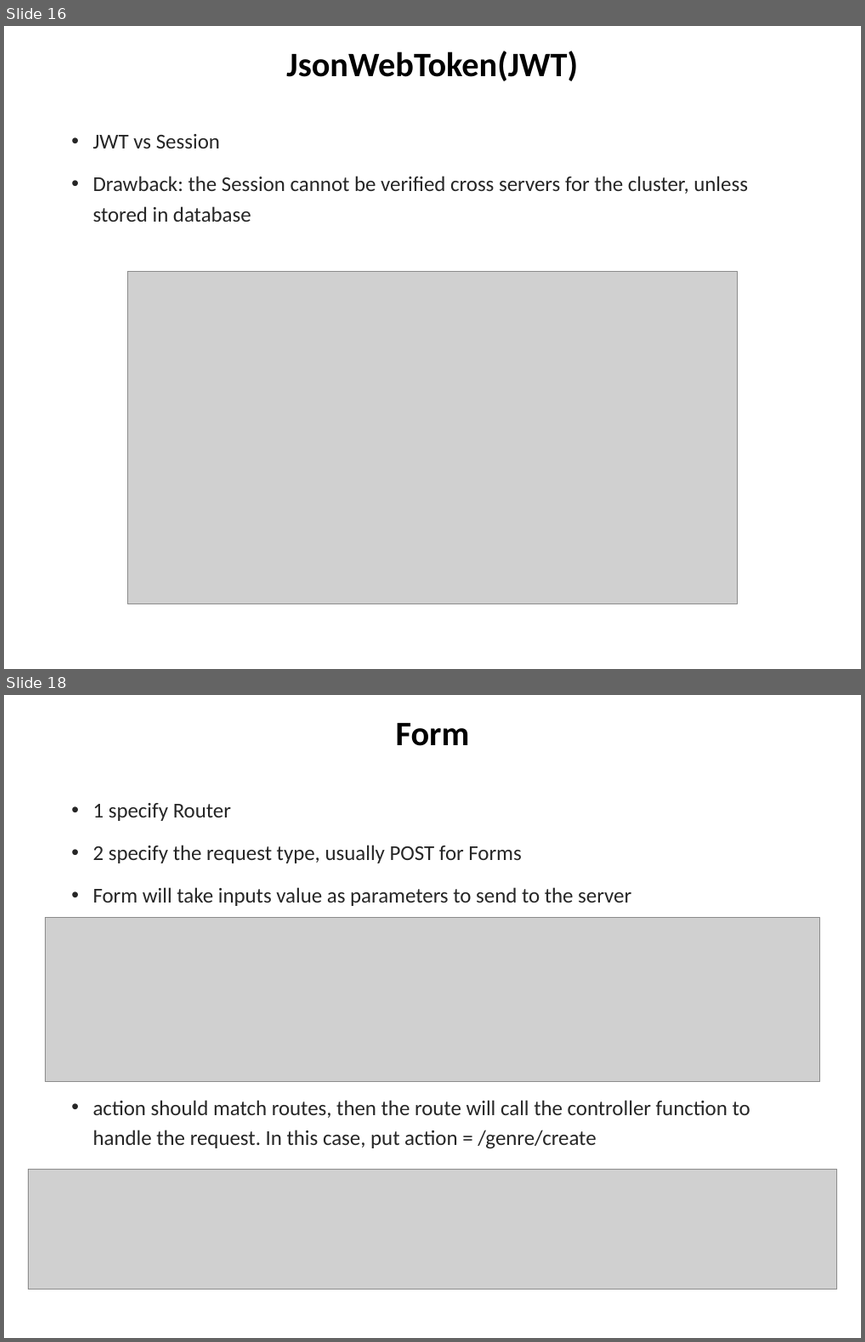
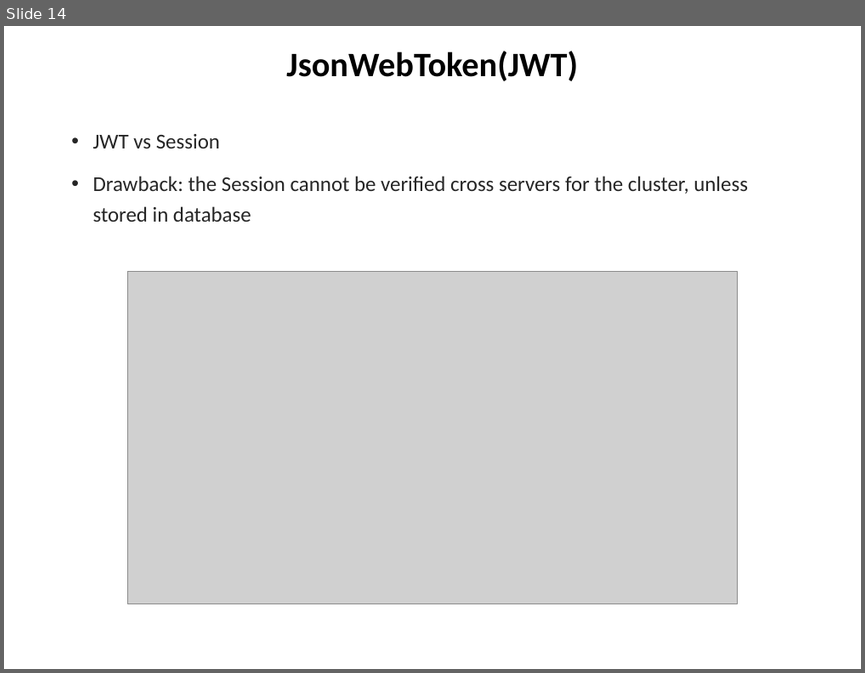
Before and after one commit to chuacw/SGUS-Slides, a slide deck: BCI - Batch2 - Day8 - Node & Express 2.pptx. Shown one above the other, each under a label of ours: slides 16 and 18 before the commit, slide 14 after it; the slides between them are not shown. The pictures are 865x1342 and 865x673 pixels, drawn with LibreOffice and Linux fonts; fonts in the diff are those of the drawing; grey boxes stand for pictures. Boxes give left, top, right and bottom in pixels: in the first picture for what was removed or moved away, otherwise in the second. Text is boxed around its words. In the diff, an @@ line names an element or a change of style, - is before the commit and + after.

```diff
--- a/BCI - Batch2 - Day8 - Node & Express 2.pptx
+++ b/BCI - Batch2 - Day8 - Node & Express 2.pptx
@@ slide 18 removed at <box>4,695,861,1338</box>, background #FFFFFF @@
@@ title removed at <box>396,723,470,746</box> @@
-Form
@@ text removed at <box>93,803,750,1149</box> @@
-• 1 specify Router
-• 2 specify the request type, usually POST for Forms
-• Form will take inputs value as parameters to send to the server
-• action should match routes, then the route will call the controller function to handle the request. In this case, put action = /genre/create
@@ picture removed at <box>45,917,819,1082</box> @@
@@ picture removed at <box>28,1168,837,1290</box> @@
@@ what was slide 16 is now slide 14 @@
```
Also in this commit, not shown: 7 slides changed, 2 slides added, 3 other slides removed, 1 other file.
